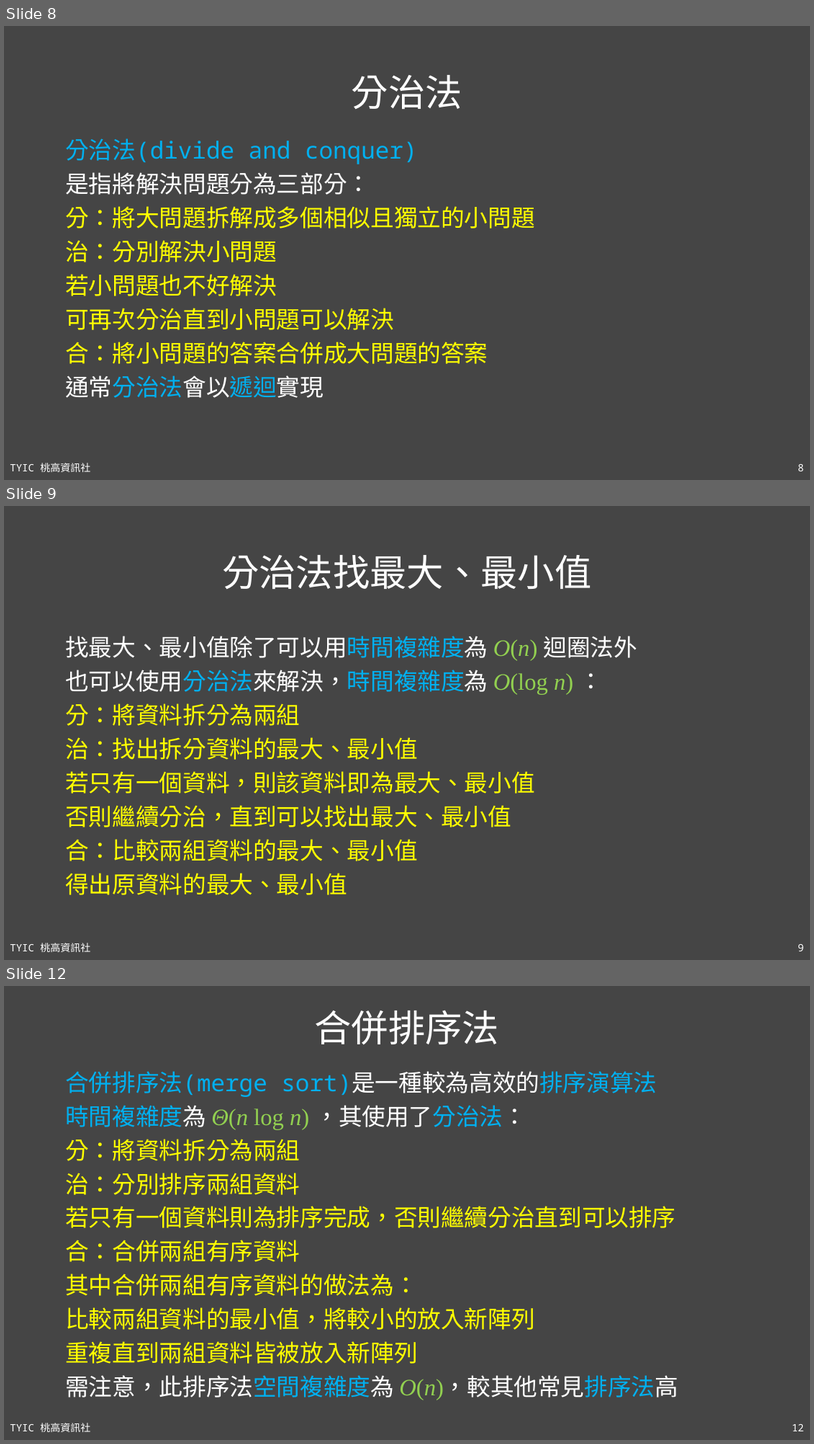
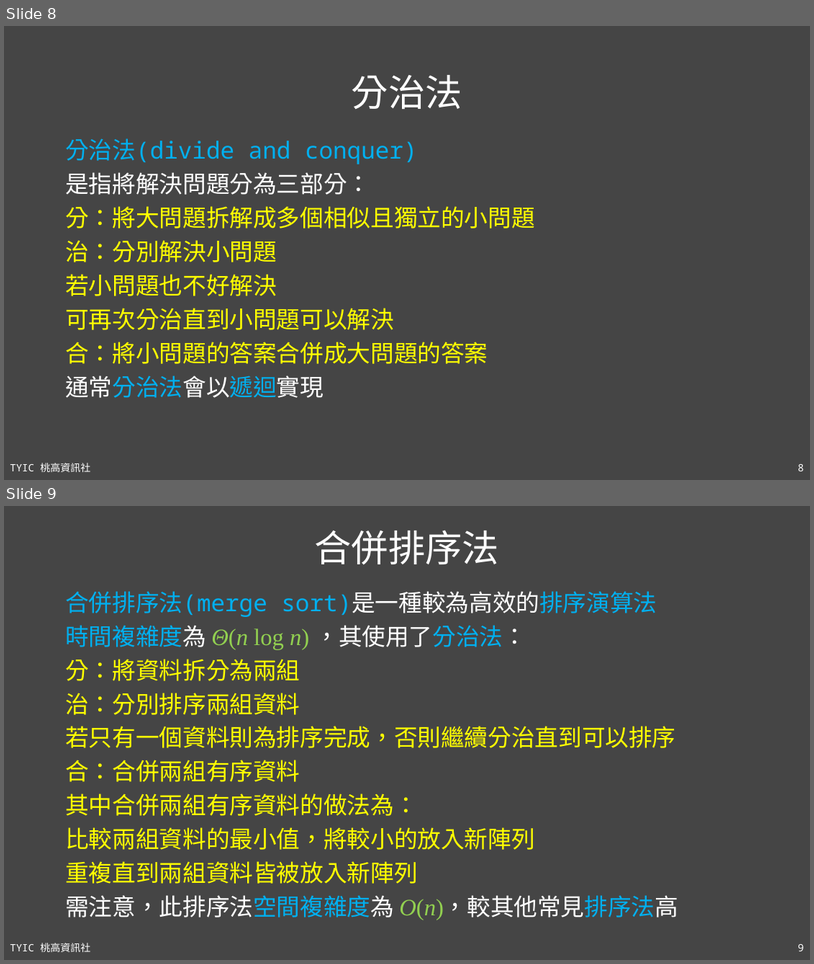
Before and after one commit to TYSHIC/slides, a slide deck: ppt/21_進階資料結構與演算法.pptx. Shown one above the other, each under a label of ours: slides 8, 9 and 12 before the commit, slides 8 and 9 after it; the slides between them are not shown. The pictures are 814x1444 and 814x964 pixels, drawn with LibreOffice and Linux fonts; fonts in the diff are those of the drawing. Boxes give left, top, right and bottom in pixels: in the first picture for what was removed or moved away, otherwise in the second. Text is boxed around its words. In the diff, an @@ line names an element or a change of style, - is before the commit and + after.

```diff
--- a/ppt/21_進階資料結構與演算法.pptx
+++ b/ppt/21_進階資料結構與演算法.pptx
@@ slide 9 removed at (x1=4, y1=506, x2=810, y2=960), background #454545; not listed: 2 template elements that a slide beside it also shows @@
@@ title removed at (x1=222, y1=555, x2=592, y2=589) @@
-分治法找最大、最小值
@@ text removed at (x1=65, y1=636, x2=638, y2=895) @@
-找最大、最小值除了可以用時間複雜度為 O(n) 迴圈法外
-也可以使用分治法來解決，時間複雜度為 O(log n) ：
-分：將資料拆分為兩組
-治：找出拆分資料的最大、最小值
-若只有一個資料，則該資料即為最大、最小值
-否則繼續分治，直到可以找出最大、最小值
-合：比較兩組資料的最大、最小值
-得出原資料的最大、最小值
@@ what was slide 12 is now slide 9 @@
@@ page number at (x1=798, y1=944, x2=804, y2=951): text changed @@
-12
+9
```
Also in this commit, not shown: 2 other slides removed, 3 other files.
